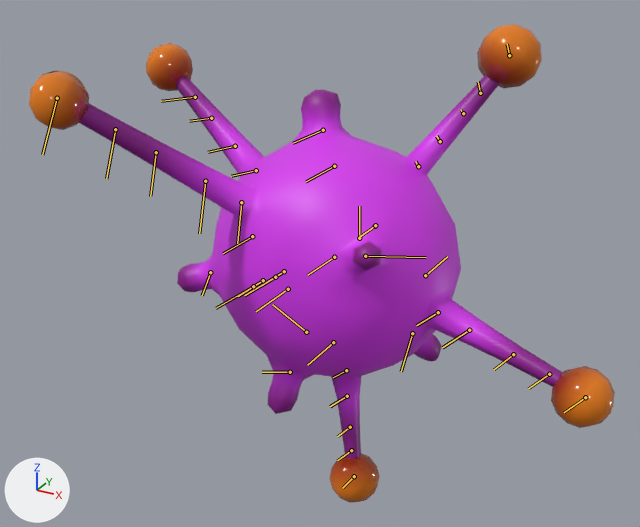
Before and after pictures for a commit that changed the glTF model BaseFramework 3D/Asset/Models/Enemy/Beholder/Beholder.gltf.
Camera for both pictures: a 50 mm camera at (1.3, -2.46, 2.65) aimed at (0.03, -0.15, 1.5). Arrows for +X, +Y and +Z are at lower left; the lights stay in place. The first picture is the older version. The bones that change, and the others that lie on the model, are drawn over the model as lines.

The first picture shows 'BeholderMesh'.
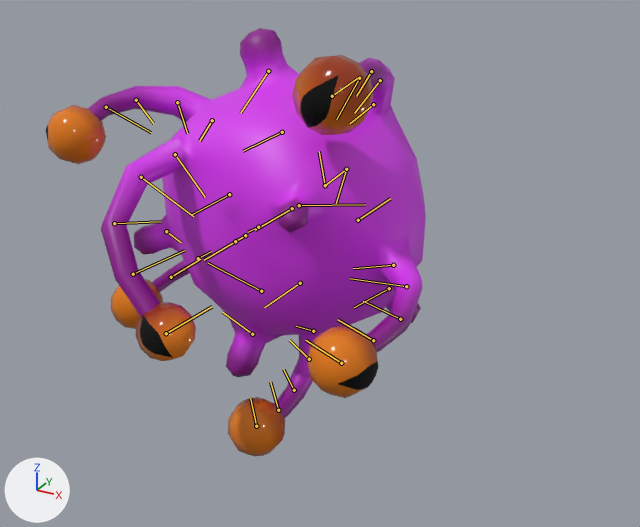
The newer file adds an action. The first version stands in its rest pose; the second is drawn at frame 5 of the action 'BeamAttackEND'.

Boxes [x1, y1, x2, y2] around the edits, measured in the pictures (640 x 527 px):
'BeholderMesh', posed (35% narrower, 10% shorter)
    before: [29, 24, 615, 503]
    after: [46, 28, 426, 457]
bone 'Root', root to tip
    before: (306, 332) to (272, 304)
    after: (261, 291) to (208, 263)
bone 'BottomBodyCTRL', root to tip
    before: (333, 342) to (307, 365)
    after: (300, 283) to (264, 307)
bone 'EyeCTRL', root to tip
    before: (359, 238) to (359, 206)
    after: (325, 185) to (319, 151)
bone 'EyeBallCTRL', root to tip
    before: (375, 226) to (359, 237)
    after: (346, 169) to (325, 185)
bone 'LowerEyelidCTRL', root to tip
    before: (375, 225) to (360, 236)
    after: (346, 169) to (325, 185)
bone 'UpperEyelidCTRL', root to tip
    before: (375, 225) to (360, 236)
    after: (346, 169) to (336, 203)
bone 'LeftBodyCTRL', root to tip
    before: (252, 236) to (223, 253)
    after: (229, 194) to (192, 214)
bone 'Process01', root to tip
    before: (323, 130) to (293, 143)
    after: (268, 71) to (240, 113)
bone 'Process02', root to tip
    before: (210, 272) to (202, 295)
    after: (166, 231) to (181, 242)
bone 'Process03', root to tip
    before: (290, 372) to (262, 372)
    after: (252, 334) to (222, 312)
bone 'Process04', root to tip
    before: (412, 333) to (401, 371)
    after: (389, 288) to (354, 307)
bone 'Process05', root to tip
    before: (365, 256) to (426, 257)
    after: (299, 205) to (365, 204)
bone 'RearBodyCTRL', root to tip
    before: (288, 289) to (256, 311)
    after: (245, 235) to (204, 260)
bone 'RightBodyCTRL', root to tip
    before: (425, 275) to (447, 256)
    after: (358, 220) to (390, 198)
bone 'TentacleA01', root to tip
    before: (256, 170) to (231, 176)
    after: (212, 120) to (199, 141)
bone 'TentacleA02', root to tip
    before: (235, 146) to (208, 152)
    after: (177, 102) to (187, 133)
bone 'TentacleA03', root to tip
    before: (211, 118) to (189, 121)
    after: (136, 100) to (153, 123)
bone 'TentacleA04', root to tip
    before: (195, 97) to (161, 101)
    after: (106, 107) to (151, 132)
bone 'TentacleB01', root to tip
    before: (284, 271) to (261, 285)
    after: (258, 227) to (248, 232)
bone 'TentacleB02', root to tip
    before: (275, 277) to (244, 295)
    after: (235, 241) to (237, 239)
bone 'TentacleB03', root to tip
    before: (263, 280) to (237, 296)
    after: (198, 258) to (211, 251)
bone 'TentacleB04', root to tip
    before: (253, 286) to (216, 308)
    after: (171, 277) to (200, 259)
bone 'TentacleC01', root to tip
    before: (346, 370) to (333, 377)
    after: (313, 331) to (296, 326)
bone 'TentacleC02', root to tip
    before: (347, 396) to (330, 406)
    after: (309, 359) to (289, 340)
bone 'TentacleC03', root to tip
    before: (350, 427) to (337, 436)
    after: (294, 390) to (283, 369)
bone 'TentacleC04', root to tip
    before: (351, 450) to (337, 460)
    after: (278, 410) to (270, 382)
bone 'TentacleC05', root to tip
    before: (354, 476) to (342, 488)
    after: (256, 426) to (250, 398)
bone 'TentacleD01', root to tip
    before: (438, 312) to (416, 325)
    after: (393, 265) to (353, 268)
bone 'TentacleD02', root to tip
    before: (469, 330) to (442, 347)
    after: (406, 286) to (350, 278)
bone 'TentacleD03', root to tip
    before: (513, 354) to (494, 369)
    after: (400, 319) to (363, 301)
bone 'TentacleD04', root to tip
    before: (549, 374) to (528, 388)
    after: (373, 340) to (337, 319)
bone 'TentacleE01', root to tip
    before: (418, 166) to (415, 161)
    after: (373, 104) to (350, 123)
bone 'TentacleE02', root to tip
    before: (440, 141) to (436, 136)
    after: (380, 80) to (354, 113)
bone 'TentacleE03', root to tip
    before: (463, 113) to (460, 109)
    after: (371, 71) to (356, 96)
bone 'TentacleE04', root to tip
    before: (480, 93) to (478, 81)
    after: (359, 78) to (336, 119)
bone 'TentacleE05', root to tip
    before: (509, 55) to (507, 44)
    after: (332, 96) to (358, 77)
bone 'TentacleF01', root to tip
    before: (241, 202) to (237, 243)
    after: (175, 154) to (205, 197)
bone 'TentacleF02', root to tip
    before: (205, 181) to (199, 233)
    after: (141, 177) to (193, 216)
bone 'TentacleF03', root to tip
    before: (156, 152) to (150, 196)
    after: (114, 223) to (160, 221)
bone 'TentacleF04', root to tip
    before: (115, 129) to (106, 178)
    after: (133, 274) to (184, 250)
bone 'TentacleF05', root to tip
    before: (57, 98) to (42, 154)
    after: (166, 333) to (212, 306)
bone 'TopBodyCTRL', root to tip
    before: (334, 166) to (306, 181)
    after: (282, 132) to (243, 151)

The edits, one by one:
Bone 'Root' (bone_root) moves from (0.0, 0.0, 0.0) to (0.033, 0.279, -0.052).
Bone 'Root' (bone_root) turns from (0, 0, 0) to (-7, -2, 5) degrees about its own x, y and z.
Bone 'BottomBodyCTRL' (bone_bottombodyctrl) moves from (0.0, 0.0, 0.0) to (0.0, 0.0, 0.067).
Bone 'EyeCTRL' (bone_eyectrl) moves from (0.0, 0.0, 0.0) to (0.0, 0.006, 0.0).
Bone 'EyeCTRL' (bone_eyectrl) turns from (0, 0, 0) to (0, 0, 5) degrees about its own x, y and z.
Bone 'EyeBallCTRL' (bone_eyeballctrl) turns from (0, 0, 0) to (-2, 0, 0) degrees about its own x, y and z.
Bone 'LowerEyelidCTRL' (bone_lowereyelidctrl) turns from (0, 0, 0) to (-1, 0, 0) degrees about its own x, y and z.
Bone 'UpperEyelidCTRL' (bone_uppereyelidctrl) turns from (0, 0, 0) to (-48, 0, 0) degrees about its own x, y and z.
Bone 'LeftBodyCTRL' (bone_leftbodyctrl) moves from (0.0, 0.0, 0.0) to (-0.074, 0.0, 0.0).
Bone 'Process01' (bone_process01) turns from (0, 0, 0) to (0, 0, 28) degrees about its own x, y and z.
Bone 'Process02' (bone_process02) turns from (0, 0, 0) to (0, 0, 35) degrees about its own x, y and z.
Bone 'Process03' (bone_process03) turns from (0, 0, 0) to (0, 0, 24) degrees about its own x, y and z.
Bone 'Process04' (bone_process04) turns from (0, 0, 0) to (0, 0, 29) degrees about its own x, y and z.
Bone 'Process05' (bone_process05) turns from (0, 0, 0) to (0, 30, 0) degrees about its own x, y and z.
Bone 'RearBodyCTRL' (bone_rearbodyctrl) moves from (0.0, 0.0, 0.0) to (0.0, -0.075, 0.0).
Bone 'RightBodyCTRL' (bone_rightbodyctrl) moves from (0.0, 0.0, 0.0) to (0.084, 0.0, 0.0).
Bone 'TentacleA01' (bone_tentaclea01) turns from (0, 0, 0) to (0, -2, 35) degrees about its own x, y and z.
Bone 'TentacleA02' (bone_tentaclea02) turns from (0, 0, 0) to (0, 3, 33) degrees about its own x, y and z.
Bone 'TentacleA03' (bone_tentaclea03) turns from (0, 0, 0) to (0, 3, 21) degrees about its own x, y and z.
Bone 'TentacleA04' (bone_tentaclea04) turns from (0, 0, 0) to (0, -3, 28) degrees about its own x, y and z.
Bone 'TentacleB01' (bone_tentacleb01) turns from (0, 0, 0) to (0, -5, 54) degrees about its own x, y and z.
Bone 'TentacleB02' (bone_tentacleb02) turns from (0, 0, 0) to (0, -1, 28) degrees about its own x, y and z.
Bone 'TentacleB03' (bone_tentacleb03) turns from (0, 0, 0) to (0, 5, 23) degrees about its own x, y and z.
Bone 'TentacleB04' (bone_tentacleb04) turns from (0, 0, 0) to (0, 5, 19) degrees about its own x, y and z.
Bone 'TentacleC01' (bone_tentaclec01) turns from (0, 0, 0) to (0, 2, 25) degrees about its own x, y and z.
Bone 'TentacleC02' (bone_tentaclec02) turns from (0, 0, 0) to (0, -5, 25) degrees about its own x, y and z.
Bone 'TentacleC03' (bone_tentaclec03) turns from (0, 0, 0) to (0, 4, 19) degrees about its own x, y and z.
Bone 'TentacleC04' (bone_tentaclec04) turns from (0, 0, 0) to (0, -6, 11) degrees about its own x, y and z.
Bone 'TentacleC05' (bone_tentaclec05) turns from (0, 0, 0) to (0, -11, 0) degrees about its own x, y and z.
Bone 'TentacleD01' (bone_tentacled01) turns from (0, 0, 0) to (0, 2, 31) degrees about its own x, y and z.
Bone 'TentacleD02' (bone_tentacled02) turns from (0, 0, 0) to (0, -1, 25) degrees about its own x, y and z.
Bone 'TentacleD03' (bone_tentacled03) turns from (0, 0, 0) to (0, -2, 28) degrees about its own x, y and z.
Bone 'TentacleD04' (bone_tentacled04) turns from (0, 0, 0) to (0, 3, 0) degrees about its own x, y and z.
Bone 'TentacleE01' (bone_tentaclee01) turns from (0, 0, 0) to (0, 0, 50) degrees about its own x, y and z.
Bone 'TentacleE02' (bone_tentaclee02) turns from (0, 0, 0) to (0, -3, 34) degrees about its own x, y and z.
Bone 'TentacleE03' (bone_tentaclee03) turns from (0, 0, 0) to (0, -6, 21) degrees about its own x, y and z.
Bone 'TentacleE04' (bone_tentaclee04) turns from (0, 0, 0) to (0, -2, 15) degrees about its own x, y and z.
Bone 'TentacleE05' (bone_tentaclee05) turns from (0, 0, 0) to (1, 2, 87) degrees about its own x, y and z.
Bone 'TentacleF01' (bone_tentaclef01) turns from (0, 0, 0) to (0, 0, 52) degrees about its own x, y and z.
Bone 'TentacleF02' (bone_tentaclef02) turns from (0, 0, 0) to (0, -5, 21) degrees about its own x, y and z.
Bone 'TentacleF03' (bone_tentaclef03) turns from (0, 0, 0) to (0, 1, 41) degrees about its own x, y and z.
Bone 'TentacleF04' (bone_tentaclef04) turns from (0, 0, 0) to (0, -4, 19) degrees about its own x, y and z.
Bone 'TentacleF05' (bone_tentaclef05) turns from (0, 0, 0) to (5, -2, -2) degrees about its own x, y and z.
Bone 'TopBodyCTRL' (bone_topbodyctrl) moves from (0.0, 0.0, 0.0) to (0.0, 0.0, -0.071).
